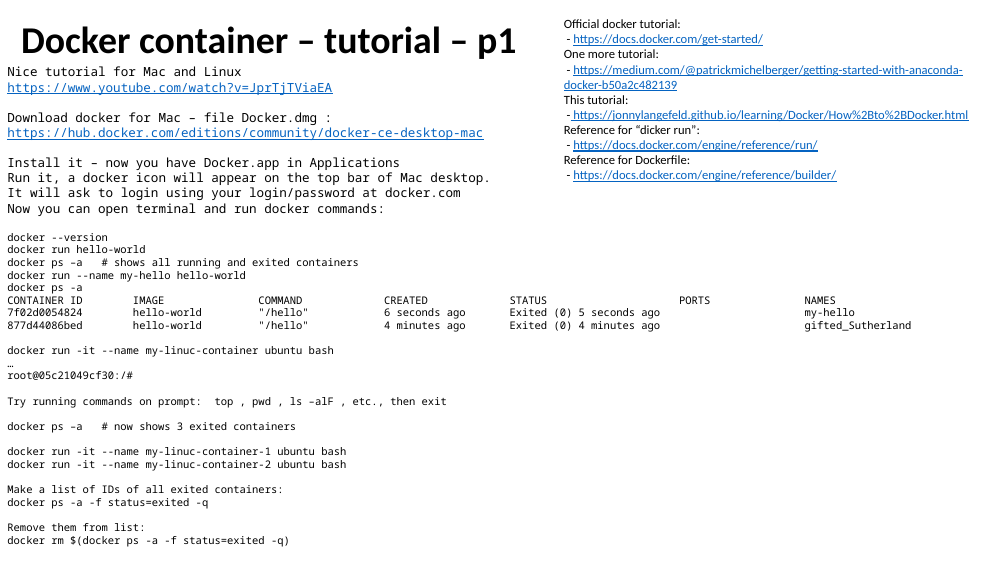
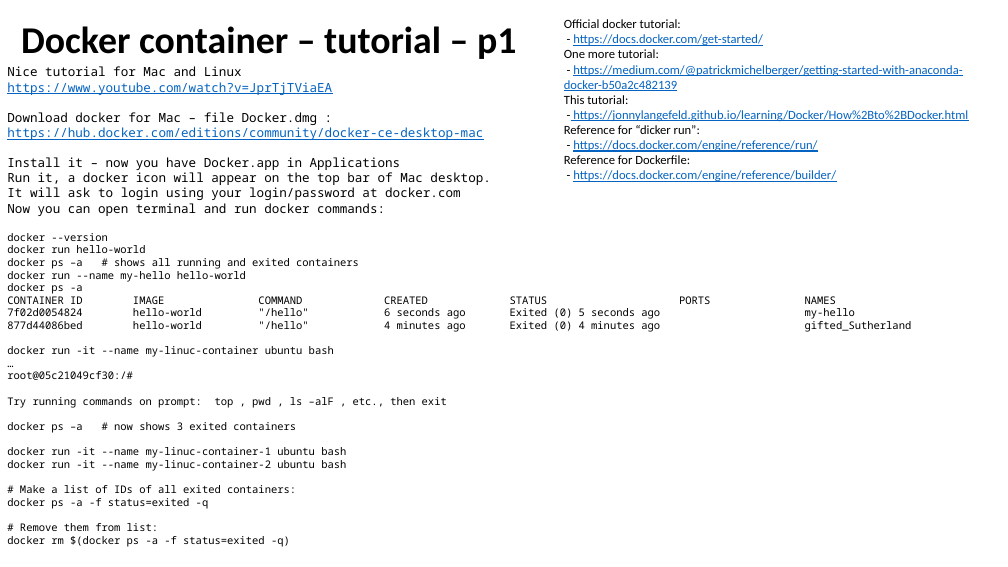
Before and after one commit to lselector/ml_ai_doc, a slide deck: slide 1 of docker_intro.pptx. Drawn at 1008x567 pixels with LibreOffice and Linux fonts; fonts in the diff are those of the drawing. Boxes give left, top, right and bottom in pixels: in the first picture for what was removed or moved away, otherwise in the second. Text is boxed around its words. In the diff, an @@ line names an element or a change of style, - is before the commit and + after.

```diff
--- a/docker_intro.pptx
+++ b/docker_intro.pptx
@@ text at (x1=20, y1=485, x2=296, y2=493): text changed @@
-Make a list of IDs of all exited containers:
+# Make a list of IDs of all exited containers:
@@ text at (x1=20, y1=523, x2=158, y2=531): text changed @@
-Remove them from list:
+# Remove them from list:
```
Also in this commit, not shown: 2 other files.
